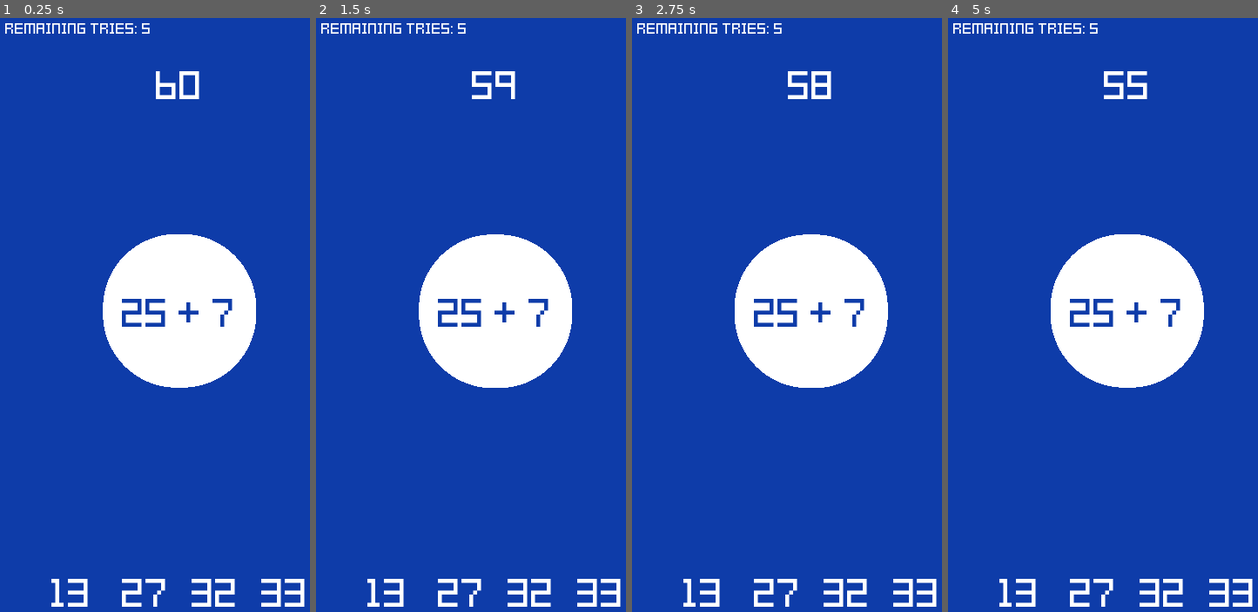
Above: before the commit, frames 1-4 (left to right).
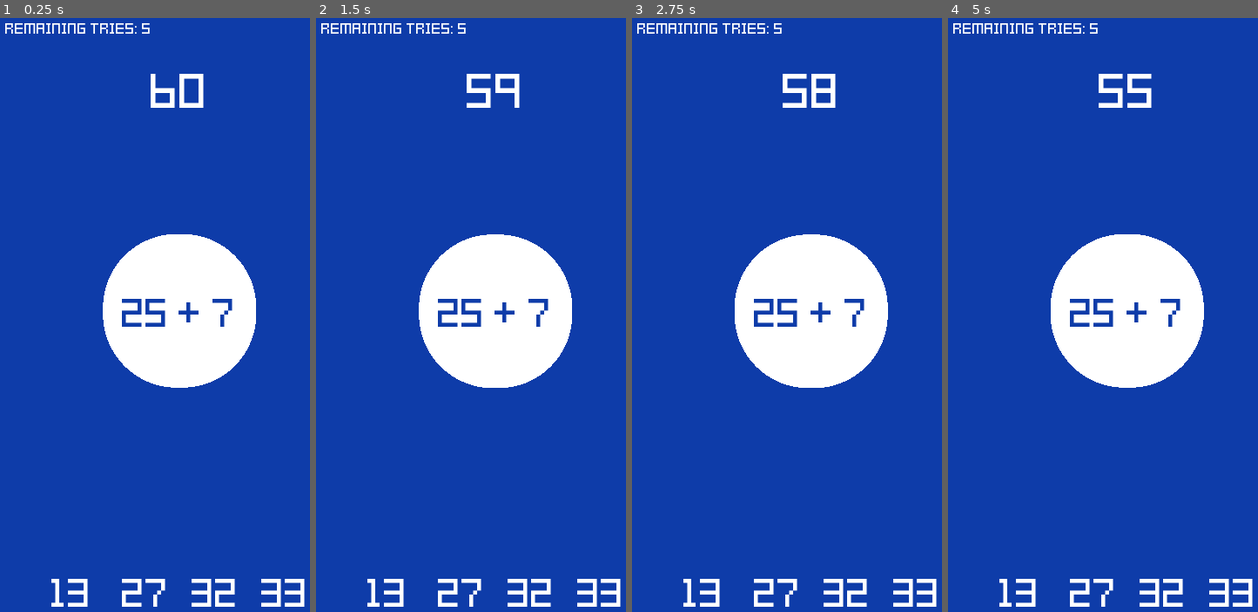
Above: after the commit, the same moments.

Repository: msanatan/Approximately
Game: Godot game, scene res://Scenes/Game.tscn
Two runs of this game, one before a commit and one after it. Both use one fixed random seed, a clock stepped at 60 frames per second and the inputs below. The project has no main scene, so this scene is started directly.
Inputs:
- Up to frame 1 (0.25 s): no input
- Up to frame 2 (1.5 s): tap Enter at 0.5 s
- Up to frame 3 (2.75 s): no input
- Up to frame 4 (5 s): tap Space at 3.5 s

The runs differ from the first frame. In frame 1, 0.6% of the frame differs, in the area x 48-66%, y 8-16%; in frame 2, 0.6%; in frame 3, 0.7%; in frame 4, 0.7%.

Commit message:
Adjust the timer in the HUD a bit
It's large and more central

Diff:
--- a/Scenes/Game/HUD.tscn
+++ b/Scenes/Game/HUD.tscn
@@ -13,7 +13,7 @@
 font_path = "res://Assets/Fonts/Kenney Pixel Square.ttf"
 
 [sub_resource type="DynamicFont" id=4]
-size = 36
+size = 44
 font_data = SubResource( 3 )
 
 [node name="HUD" type="Node2D"]
@@ -37,10 +37,10 @@
 [node name="RemainingTimeLabel" type="Label" parent="CanvasLayer"]
 anchor_left = 0.5
 anchor_right = 0.5
-margin_left = -27.0
+margin_left = -33.0
 margin_top = 64.0
-margin_right = 27.0
-margin_bottom = 118.0
+margin_right = 33.0
+margin_bottom = 130.0
 custom_fonts/font = SubResource( 4 )
 text = "60"
 align = 1
